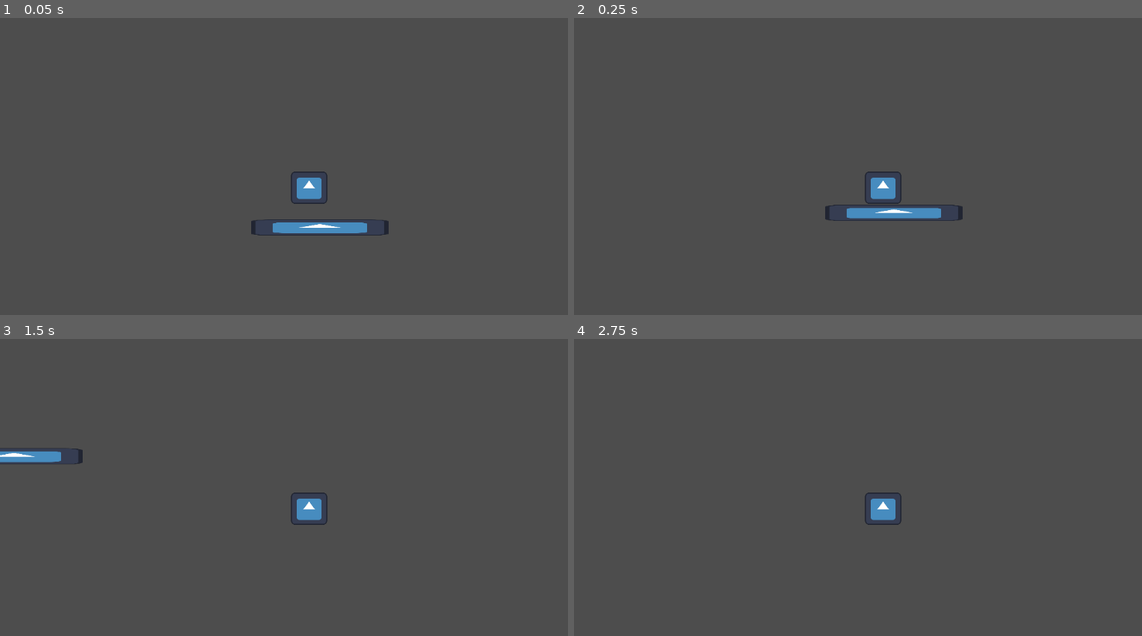
Above: before the commit, frames 1-4 (two rows, left to right).
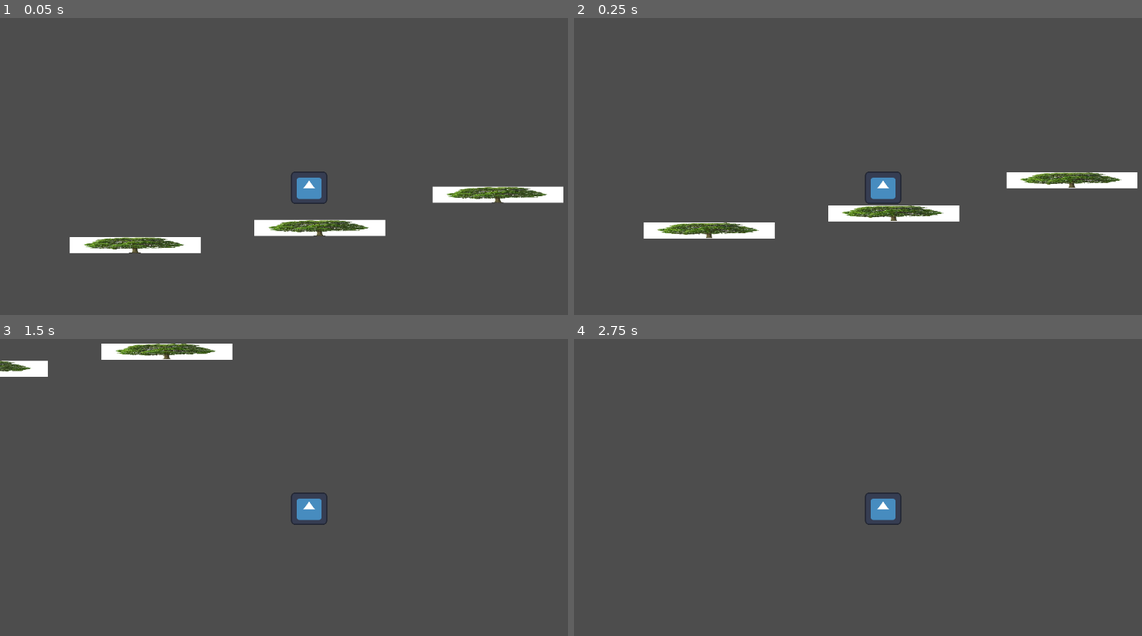
Above: after the commit, the same moments.

Repository: home-gamejam/global-gamejam-202501
Game: Godot game, scene res://main.tscn
The game is run twice, just before and just after one commit, with the same random seed, the same clock (stepped at 60 frames per second) and the same inputs. The engine's default icon, where the game draws it, is replaced by a stand-in: a white triangle on a blue panel in a dark square.
Inputs:
- Up to frame 1 (0.05 s): no input
- Up to frame 2 (0.25 s): no input
- Up to frame 3 (1.5 s): tap Enter (ui_accept) at 0.5, 0.77 s; hold Right (ui_right) from 0.53 s (still down)
- Up to frame 4 (2.75 s): tap Enter (ui_accept) at 1.52, 2 s; release Right (ui_right) at 2.03 s; hold Left (ui_left) from 2.03 s (still down)

The runs differ from the first frame. In frame 1, 3.9% of the frame differs, in the area x 12-100%, y 56-80%; in frame 2, 3.8%; in frame 3, 2.2%; in frame 4, nothing differs.

Commit message:
lala boo boo boo

Diff:
--- a/bubble/character_body_2d.gd
+++ b/bubble/character_body_2d.gd
@@ -1,8 +1,8 @@
 extends CharacterBody2D
 
 
-const SPEED = 300.0
-const JUMP_VELOCITY = -400.0
+const SPEED = 150.0
+const JUMP_VELOCITY = -300.0
 
 
 func _physics_process(delta: float) -> void:
--- a/bubble/main.tscn
+++ b/bubble/main.tscn
@@ -1,10 +1,7 @@
-[gd_scene load_steps=4 format=3 uid="uid://bla5rl26tytpu"]
+[gd_scene load_steps=3 format=3 uid="uid://bla5rl26tytpu"]
 
 [ext_resource type="PackedScene" uid="uid://b82tr7qqok556" path="res://bubble boy.tscn" id="1_vqxvr"]
-[ext_resource type="Texture2D" uid="uid://b7o8pl53ak27p" path="res://icon.svg" id="2_iu8tt"]
-
-[sub_resource type="RectangleShape2D" id="RectangleShape2D_mjo4w"]
-size = Vector2(123, 16)
+[ext_resource type="PackedScene" uid="uid://dpqtmlocinnwm" path="res://wood.tscn" id="2_ypeq0"]
 
 [node name="main" type="Node2D"]
 texture_filter = 1
@@ -15,13 +12,10 @@
 [node name="Camera2D" type="Camera2D" parent="CharacterBody2D"]
 zoom = Vector2(2, 2)
 
-[node name="StaticBody2D" type="StaticBody2D" parent="."]
+[node name="StaticBody2D" parent="." instance=ExtResource("2_ypeq0")]
 
-[node name="Sprite2D" type="Sprite2D" parent="StaticBody2D"]
-position = Vector2(10, 38)
-scale = Vector2(1, 0.117188)
-texture = ExtResource("2_iu8tt")
+[node name="StaticBody2D2" parent="." instance=ExtResource("2_ypeq0")]
+position = Vector2(166, -31)
 
-[node name="CollisionShape2D" type="CollisionShape2D" parent="StaticBody2D"]
-position = Vector2(9.5, 38)
-shape = SubResource("RectangleShape2D_mjo4w")
+[node name="StaticBody2D3" parent="." instance=ExtResource("2_ypeq0")]
+position = Vector2(-172, 16)
--- a/bubble/project.godot
+++ b/bubble/project.godot
@@ -26,7 +26,7 @@
 "events": [Object(InputEventKey,"resource_local_to_scene":false,"resource_name":"","device":0,"window_id":0,"alt_presse …(194 unchanged characters)…
 , Object(InputEventJoypadButton,"resource_local_to_scene":false,"resource_name":"","device":0,"button_index":13,"pressure":0.0,"pressed":false,"script":null)
 , Object(InputEventJoypadMotion,"resource_local_to_scene":false,"resource_name":"","device":0,"axis":0,"axis_value":-1.0,"script":null)
-, null, Object(InputEventKey,"resource_local_to_scene":false …(164 unchanged characters)… cal_keycode":65,"key_label":0,"unicode":65,"location":0,"echo":false,"script":null)
+, null, Object(InputEventKey,"resource_local_to_scene":false …(164 unchanged characters)… cal_keycode":65,"key_label":0,"unicode":97,"location":0,"echo":false,"script":null)
 ]
 }
 ui_right={
@@ -34,23 +34,7 @@
 "events": [Object(InputEventKey,"resource_local_to_scene":false,"resource_name":"","device":0,"window_id":0,"alt_presse …(194 unchanged characters)…
 , Object(InputEventJoypadButton,"resource_local_to_scene":false,"resource_name":"","device":0,"button_index":14,"pressure":0.0,"pressed":false,"script":null)
 , Object(InputEventJoypadMotion,"resource_local_to_scene":false,"resource_name":"","device":0,"axis":0,"axis_value":1.0,"script":null)
-, Object(InputEventKey,"resource_local_to_scene":false,"reso …(158 unchanged characters)… cal_keycode":68,"key_label":0,"unicode":68,"location":0,"echo":false,"script":null)
-]
-}
-ui_up={
-"deadzone": 0.5,
-"events": [Object(InputEventKey,"resource_local_to_scene":false,"resource_name":"","device":0,"window_id":0,"alt_pressed":false,"shift_pressed":false,"ctrl_pressed":false,"meta_pressed":false,"pressed":false,"keycode":4194320,"physical_keycode":0,"key_label":0,"unicode":0,"location":0,"echo":false,"script":null)
-, Object(InputEventJoypadButton,"resource_local_to_scene":false,"resource_name":"","device":0,"button_index":11,"pressure":0.0,"pressed":false,"script":null)
-, Object(InputEventJoypadMotion,"resource_local_to_scene":false,"resource_name":"","device":0,"axis":1,"axis_value":-1.0,"script":null)
-, Object(InputEventKey,"resource_local_to_scene":false,"resource_name":"","device":-1,"window_id":0,"alt_pressed":false,"shift_pressed":false,"ctrl_pressed":false,"meta_pressed":false,"pressed":false,"keycode":0,"physical_keycode":87,"key_label":0,"unicode":87,"location":0,"echo":false,"script":null)
-]
-}
-ui_down={
-"deadzone": 0.5,
-"events": [Object(InputEventKey,"resource_local_to_scene":false,"resource_name":"","device":0,"window_id":0,"alt_pressed":false,"shift_pressed":false,"ctrl_pressed":false,"meta_pressed":false,"pressed":false,"keycode":4194322,"physical_keycode":0,"key_label":0,"unicode":0,"location":0,"echo":false,"script":null)
-, Object(InputEventJoypadButton,"resource_local_to_scene":false,"resource_name":"","device":0,"button_index":12,"pressure":0.0,"pressed":false,"script":null)
-, Object(InputEventJoypadMotion,"resource_local_to_scene":false,"resource_name":"","device":0,"axis":1,"axis_value":1.0,"script":null)
-, Object(InputEventKey,"resource_local_to_scene":false,"resource_name":"","device":-1,"window_id":0,"alt_pressed":false,"shift_pressed":false,"ctrl_pressed":false,"meta_pressed":false,"pressed":false,"keycode":0,"physical_keycode":83,"key_label":0,"unicode":83,"location":0,"echo":false,"script":null)
+, Object(InputEventKey,"resource_local_to_scene":false,"reso …(158 unchanged characters)… cal_keycode":68,"key_label":0,"unicode":100,"location":0,"echo":false,"script":null)
 ]
 }
 
--- /dev/null
+++ b/bubble/wood.tscn
@@ -0,0 +1,17 @@
+[gd_scene load_steps=3 format=3 uid="uid://dpqtmlocinnwm"]
+
+[ext_resource type="Texture2D" uid="uid://dlenhumjw22r" path="res://wood.jpg" id="1_jp6bf"]
+
+[sub_resource type="RectangleShape2D" id="RectangleShape2D_mjo4w"]
+size = Vector2(123, 16)
+
+[node name="StaticBody2D" type="StaticBody2D"]
+
+[node name="Sprite2D" type="Sprite2D" parent="."]
+position = Vector2(10, 38.5)
+scale = Vector2(0.244, 0.03)
+texture = ExtResource("1_jp6bf")
+
+[node name="CollisionShape2D" type="CollisionShape2D" parent="."]
+position = Vector2(9.5, 38)
+shape = SubResource("RectangleShape2D_mjo4w")
Binary file added: bubble/wood.jpg
Not shown, added: bubble/wood.jpg.import
Not shown, added: .DS_Store
Not shown, added: bubble/.DS_Store
